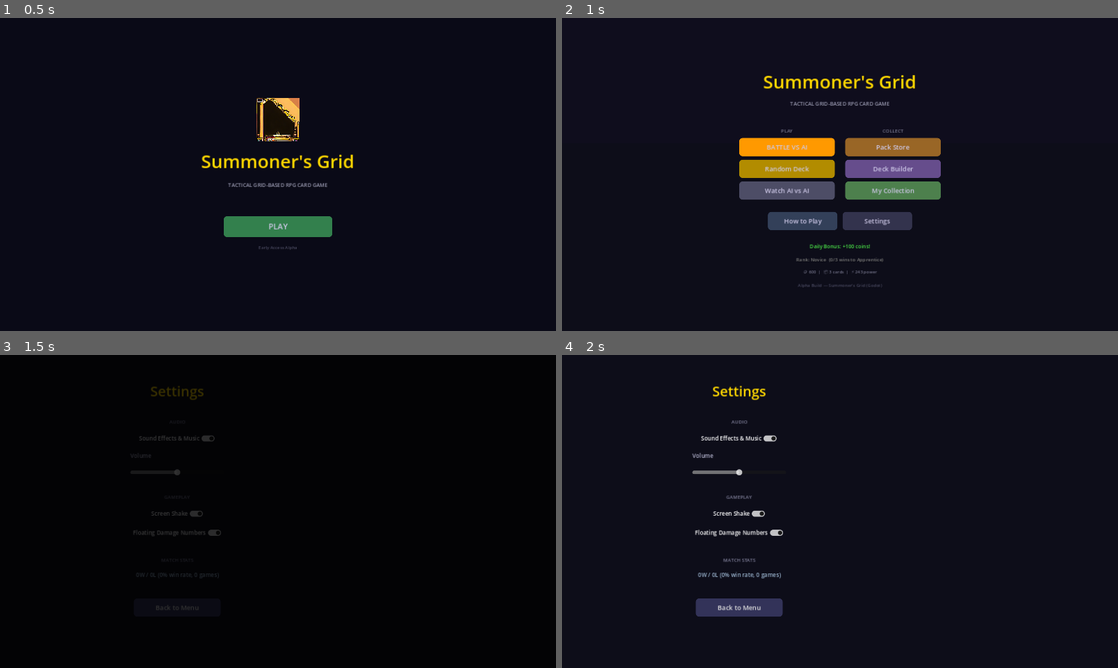
Above: before the commit, frames 1-4 (two rows, left to right).
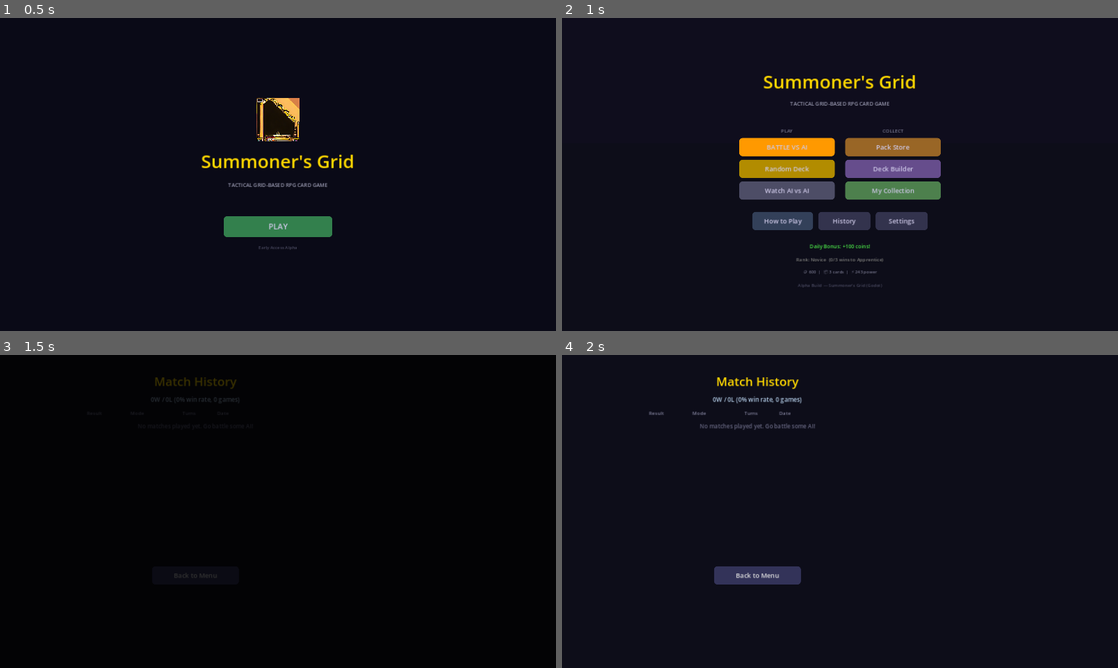
Above: after the commit, the same moments.

Repository: look-itsaxiom/summoners-grid
Game: Godot game, scene res://scenes/login.tscn
Same seed, same stepped clock (60 frames per second), same inputs: the game is played once before the commit and once after it.
Inputs (mouse positions are in pixels of both pictures, inside the frame that each line leads up to):
- Up to frame 1 (0.5 s): no input
- Up to frame 2 (1 s): click "PLAY" at 0.5 s
- Up to frame 3 (1.5 s): click (283, 558) at 1.25 s, where only the run after the commit has a clickable "History"
- Up to frame 4 (2 s): no input

Frame 1 is identical in both runs. In frame 2, 0.7% of the frame differs, in the area x 34-66%, y 62-68%; in frame 3, 0.7%; in frame 4, 3.4%, in the area x 15-46%, y 7-84%.

Commit message:
feat: match history screen — scrollable table with W/L stats
New match history scene accessible from main menu "History" button:
- Stats header: W/L count, win rate percentage, total games
- Scrollable table: Result (WIN green/LOSS red), Mode, Turns, Date
- Alternating row backgrounds for readability
- Reverse chronological order (newest first)
- Data sourced from Settings autoload match_history array

Co-Authored-By: Claude Opus 4.6 (1M context) <noreply@anthropic.com>

Diff:
--- /dev/null
+++ b/godot/scenes/match_history.tscn
@@ -0,0 +1,8 @@
+[gd_scene format=3]
+
+[ext_resource type="Script" path="res://scripts/ui/match_history_screen.gd" id="1_2bqcx"]
+
+[node name="root" type="Control" unique_id=198651776]
+layout_mode = 3
+anchors_preset = 0
+script = ExtResource("1_2bqcx")
--- a/godot/scripts/ui/main_menu_screen.gd
+++ b/godot/scripts/ui/main_menu_screen.gd
@@ -119,8 +119,9 @@
 	bottom_row.alignment = BoxContainer.ALIGNMENT_CENTER
 	center.add_child(bottom_row)
 
-	_add_button(bottom_row, "How to Play", Color(0.2, 0.25, 0.35), _on_how_to_play, 160)
-	_add_button(bottom_row, "Settings", Color(0.2, 0.2, 0.3), _on_settings, 160)
+	_add_button(bottom_row, "How to Play", Color(0.2, 0.25, 0.35), _on_how_to_play, 140)
+	_add_button(bottom_row, "History", Color(0.2, 0.2, 0.3), _on_match_history, 120)
+	_add_button(bottom_row, "Settings", Color(0.2, 0.2, 0.3), _on_settings, 120)
 
 	# Spacer
 	var spacer3 := Control.new()
@@ -295,5 +296,9 @@
 	get_node("/root/SceneTransition").change_scene("res://scenes/how_to_play.tscn")
 
 
+func _on_match_history() -> void:
+	get_node("/root/SceneTransition").change_scene("res://scenes/match_history.tscn")
+
+
 func _on_settings() -> void:
 	get_node("/root/SceneTransition").change_scene("res://scenes/settings.tscn")
--- /dev/null
+++ b/godot/scripts/ui/match_history_screen.gd
@@ -0,0 +1,175 @@
+extends Control
+## Match history screen — shows recent match results and win/loss stats.
+
+const BG_COLOR := Color(0.05, 0.05, 0.1)
+const GOLD := Color(1.0, 0.85, 0.0)
+
+@onready var _settings = get_node("/root/Settings")
+
+
+func _ready() -> void:
+	_build_ui()
+
+
+func _build_ui() -> void:
+	var bg := ColorRect.new()
+	bg.color = BG_COLOR
+	bg.set_anchors_preset(Control.PRESET_FULL_RECT)
+	add_child(bg)
+
+	var margin := MarginContainer.new()
+	margin.set_anchors_preset(Control.PRESET_FULL_RECT)
+	margin.add_theme_constant_override("margin_top", 40)
+	margin.add_theme_constant_override("margin_bottom", 40)
+	margin.add_theme_constant_override("margin_left", 200)
+	margin.add_theme_constant_override("margin_right", 200)
+	add_child(margin)
+
+	var outer := VBoxContainer.new()
+	outer.add_theme_constant_override("separation", 12)
+	outer.size_flags_vertical = Control.SIZE_EXPAND_FILL
+	outer.size_flags_horizontal = Control.SIZE_EXPAND_FILL
+	margin.add_child(outer)
+
+	# Title
+	var title := Label.new()
+	title.text = "Match History"
+	title.add_theme_font_size_override("font_size", 28)
+	title.add_theme_color_override("font_color", GOLD)
+	title.horizontal_alignment = HORIZONTAL_ALIGNMENT_CENTER
+	outer.add_child(title)
+
+	# Stats summary
+	var stats := Label.new()
+	stats.text = _settings.get_stats_text()
+	stats.add_theme_font_size_override("font_size", 14)
+	stats.add_theme_color_override("font_color", Color(0.7, 0.8, 0.9))
+	stats.horizontal_alignment = HORIZONTAL_ALIGNMENT_CENTER
+	outer.add_child(stats)
+
+	# Column headers
+	var header := HBoxContainer.new()
+	header.add_theme_constant_override("separation", 0)
+	outer.add_child(header)
+	_add_header_cell(header, "Result", 100)
+	_add_header_cell(header, "Mode", 120)
+	_add_header_cell(header, "Turns", 80)
+	_add_header_cell(header, "Date", 200)
+
+	# Scrollable match list
+	var scroll := ScrollContainer.new()
+	scroll.size_flags_vertical = Control.SIZE_EXPAND_FILL
+	scroll.custom_minimum_size.y = 300
+	scroll.horizontal_scroll_mode = ScrollContainer.SCROLL_MODE_DISABLED
+	outer.add_child(scroll)
+
+	var list := VBoxContainer.new()
+	list.add_theme_constant_override("separation", 2)
+	list.size_flags_horizontal = Control.SIZE_EXPAND_FILL
+	list.size_flags_vertical = Control.SIZE_EXPAND_FILL
+	scroll.add_child(list)
+
+	# Show matches in reverse chronological order
+	var matches: Array = _settings.match_history.duplicate()
+	matches.reverse()
+
+	if matches.is_empty():
+		var empty := Label.new()
+		empty.text = "No matches played yet. Go battle some AI!"
+		empty.add_theme_font_size_override("font_size", 13)
+		empty.add_theme_color_override("font_color", Color(0.4, 0.4, 0.5))
+		empty.horizontal_alignment = HORIZONTAL_ALIGNMENT_CENTER
+		list.add_child(empty)
+	else:
+		for i in range(matches.size()):
+			var entry: Dictionary = matches[i]
+			var row := _build_match_row(entry, i)
+			list.add_child(row)
+
+	# Back button
+	var spacer := Control.new()
+	spacer.custom_minimum_size.y = 8
+	outer.add_child(spacer)
+
+	var back_btn := Button.new()
+	back_btn.text = "Back to Menu"
+	back_btn.custom_minimum_size = Vector2(200, 42)
+	back_btn.size_flags_horizontal = Control.SIZE_SHRINK_CENTER
+	back_btn.add_theme_font_size_override("font_size", 15)
+	var style := StyleBoxFlat.new()
+	style.bg_color = Color(0.2, 0.2, 0.35)
+	style.corner_radius_top_left = 8
+	style.corner_radius_top_right = 8
+	style.corner_radius_bottom_left = 8
+	style.corner_radius_bottom_right = 8
+	style.content_margin_top = 10
+	style.content_margin_bottom = 10
+	back_btn.add_theme_stylebox_override("normal", style)
+	var hover := style.duplicate()
+	hover.bg_color = style.bg_color.lightened(0.15)
+	back_btn.add_theme_stylebox_override("hover", hover)
+	back_btn.pressed.connect(func(): get_node("/root/SceneTransition").change_scene("res://scenes/menu.tscn"))
+	outer.add_child(back_btn)
+
+
+func _add_header_cell(parent: HBoxContainer, text: String, width: int) -> void:
+	var label := Label.new()
+	label.text = text
+	label.custom_minimum_size.x = width
+	label.add_theme_font_size_override("font_size", 11)
+	label.add_theme_color_override("font_color", Color(0.5, 0.5, 0.6))
+	parent.add_child(label)
+
+
+func _build_match_row(entry: Dictionary, index: int) -> PanelContainer:
+	var panel := PanelContainer.new()
+	var ps := StyleBoxFlat.new()
+	ps.bg_color = Color(0.08, 0.08, 0.14) if index % 2 == 0 else Color(0.06, 0.06, 0.11)
+	ps.content_margin_left = 8
+	ps.content_margin_right = 8
+	ps.content_margin_top = 6
+	ps.content_margin_bottom = 6
+	panel.add_theme_stylebox_override("panel", ps)
+
+	var row := HBoxContainer.new()
+	row.add_theme_constant_override("separation", 0)
+	panel.add_child(row)
+
+	# Result
+	var winner: String = entry.get("winner", "")
+	var is_win: bool = winner == "playerA"
+	var result_label := Label.new()
+	result_label.text = "WIN" if is_win else "LOSS"
+	result_label.custom_minimum_size.x = 100
+	result_label.add_theme_font_size_override("font_size", 13)
+	result_label.add_theme_color_override("font_color", Color(0.3, 0.9, 0.3) if is_win else Color(0.9, 0.3, 0.3))
+	row.add_child(result_label)
+
+	# Mode
+	var mode: String = entry.get("mode", "standard")
+	var mode_label := Label.new()
+	mode_label.text = mode.capitalize()
+	mode_label.custom_minimum_size.x = 120
+	mode_label.add_theme_font_size_override("font_size", 12)
+	mode_label.add_theme_color_override("font_color", Color(0.6, 0.6, 0.7))
+	row.add_child(mode_label)
+
+	# Turns
+	var turns: int = entry.get("turns", 0)
+	var turns_label := Label.new()
+	turns_label.text = "%d turns" % turns
+	turns_label.custom_minimum_size.x = 80
+	turns_label.add_theme_font_size_override("font_size", 12)
+	turns_label.add_theme_color_override("font_color", Color(0.6, 0.6, 0.7))
+	row.add_child(turns_label)
+
+	# Date
+	var date: String = entry.get("date", "")
+	var date_label := Label.new()
+	date_label.text = date
+	date_label.custom_minimum_size.x = 200
+	date_label.add_theme_font_size_override("font_size", 11)
+	date_label.add_theme_color_override("font_color", Color(0.4, 0.4, 0.5))
+	row.add_child(date_label)
+
+	return panel
Not shown, changed: godot/DEV_PROGRESS.md
